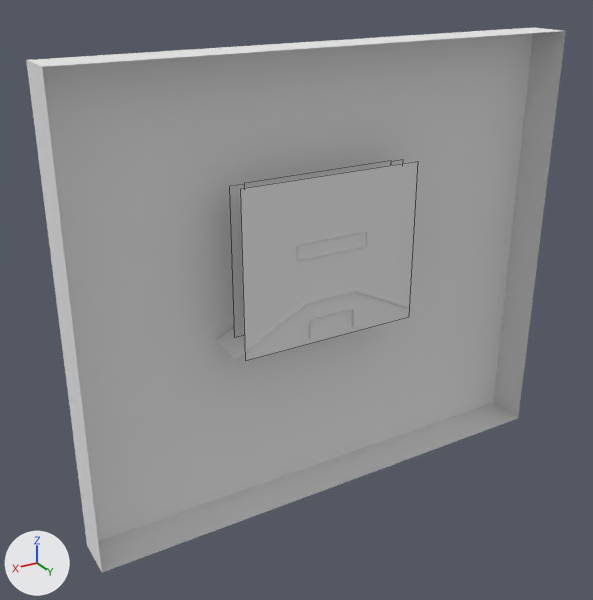
An edit to the Blender file development/flash/assets/levels/026/026.blend, drawn before and after from the same camera.
Camera for both pictures: a 50 mm lens placed at (27.2, 43.1, 18.1), pointed at (1.2, -0.4, -3.6). Every picture has the same lights, and +X, +Y and +Z are marked at lower left. Mesh edges are drawn as thin lines on the coarser meshes.
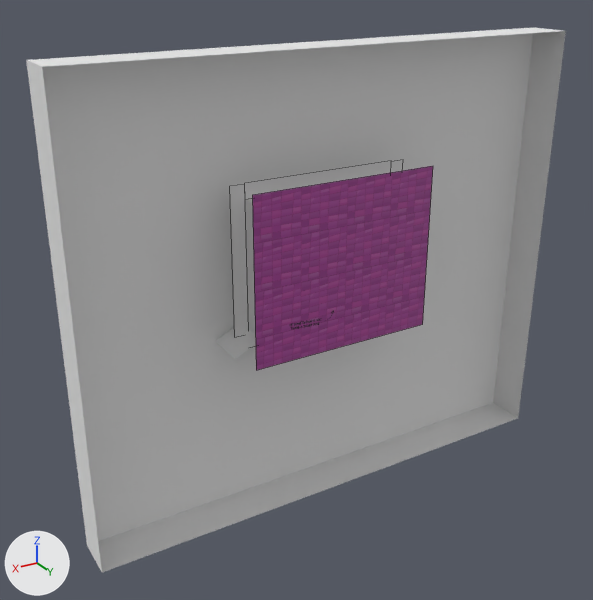
Boxes [x1, y1, x2, y2] around the edits, measured in the pictures (593 x 600 px):
```json
{"object": "Plane", "change": "recoloured, moved", "before": [240, 161, 418, 361], "after": [252, 166, 433, 370]}
{"object": "Plane.006", "change": "unchanged, uncovered by the edit", "before": [245, 161, 391, 188], "after": [245, 161, 391, 199]}
```

Edits to the scene script, one JSON object a line:
```json
{"op": "add", "block": "img_bg_jpg", "code": ["img_bg_jpg = load_image('bg.jpg', 'bg.jpg', 1024, 1024, 'sRGB')"]}
{"op": "add", "block": "mat_bg_jpg", "code": ["mat_bg_jpg = principled_material('bg.jpg')", "mat_bg_jpg.texture = img_bg_jpg"]}
{"block": "me_plane", "where": "me_plane.from_pydata(...)  # 4 vertices, 1 face; spans x -7.55..5.58, y 0.0, z -5.98..5.24"}
{"op": "remove", "block": "me_plane", "code": "me_plane.materials.append(mat_backwall)  # white #e7e7e7"}
{"op": "add", "block": "me_plane", "code": "me_plane.materials.append(mat_bg_jpg)  # picture img_bg_jpg"}
{"op": "set", "path": "ob_plane.location", "old": "(0.5, 1.5, -0.02)", "new": "(0.5, 3.0, -0.02)"}
```
